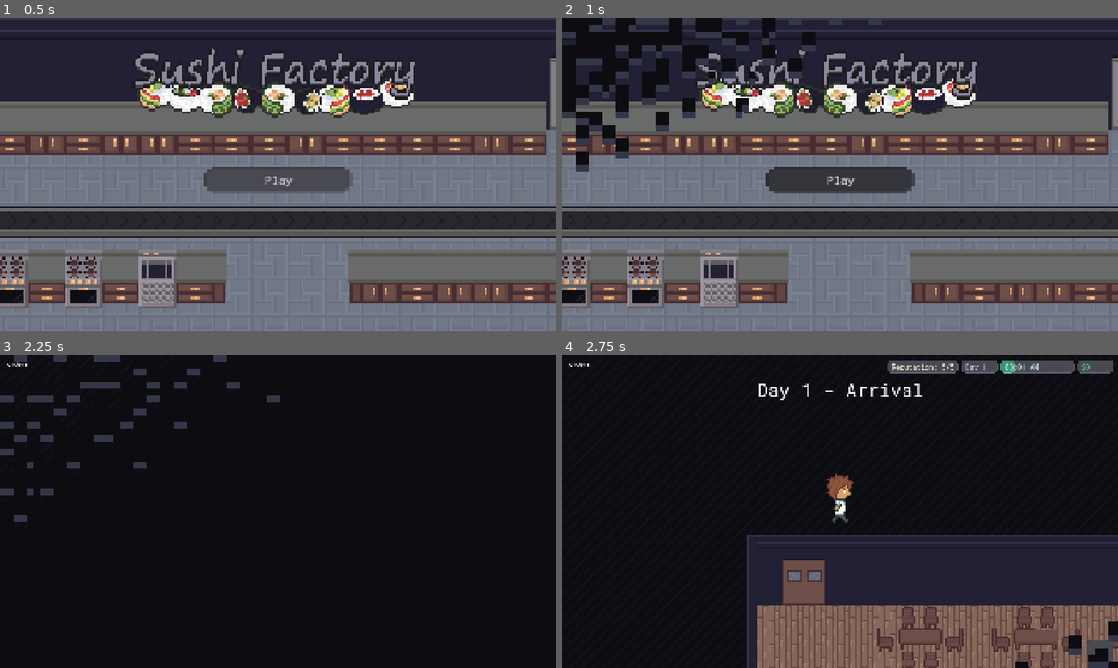
Above: before the commit, frames 1-4 (two rows, left to right).
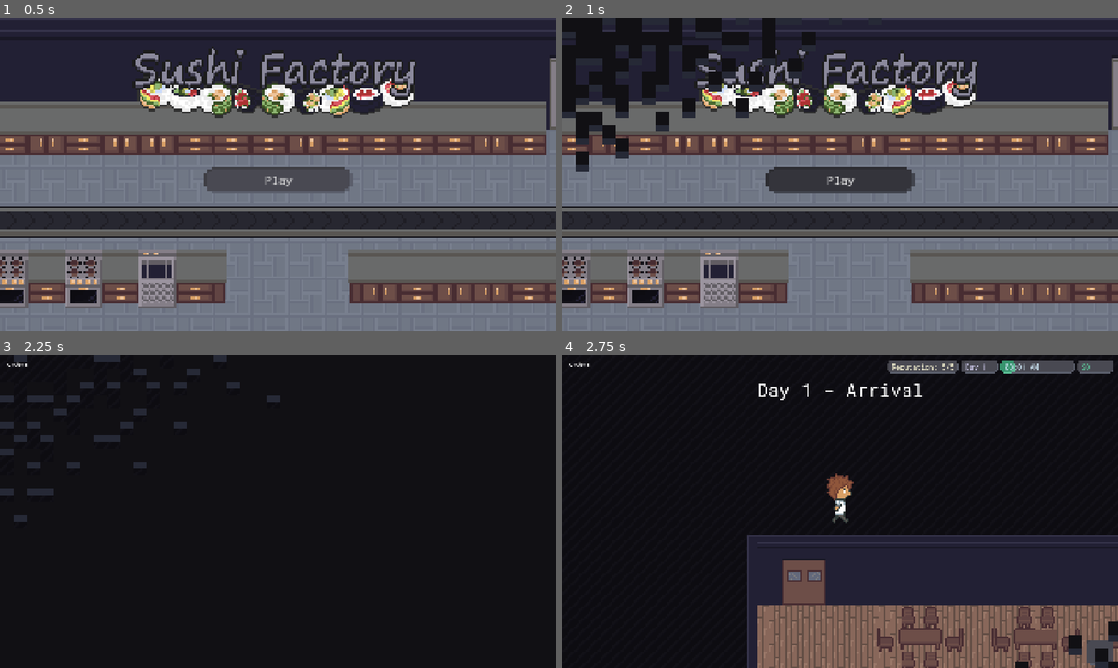
Above: after the commit, the same moments.

Repository: Glitch752/SushiFactory
Game: Godot game, scene res://Menu.tscn
Same seed, same stepped clock (60 frames per second), same inputs: the game is played once before the commit and once after it.
Inputs (mouse positions are in pixels of both pictures, inside the frame that each line leads up to):
- Up to frame 1 (0.5 s): no input
- Up to frame 2 (1 s): click "Play" at 0.5 s
- Up to frame 3 (2.25 s): click "Play" at 1.25 s; tap Enter at 2 s; move the mouse to (400, 495) at 2.02 s; hold D (move_right) from 2.03 s (still down); hold E (interact) from 2.03 s (still down); click (400, 495) at 2.17 s
- Up to frame 4 (2.75 s): keep holding D (move_right); keep holding E (interact)

Frame 1 is identical in both runs. In frame 2, 0.7% of the frame differs, in the area x 2-39%, y 0-35%; in frame 3, 0.2%; in frame 4, less than 0.1%.

Commit message:
Implement a simple pause menu

Diff:
--- a/Level.tscn
+++ b/Level.tscn
@@ -29,6 +29,7 @@
 [ext_resource type="Script" uid="uid://dovedfyi0x4ah" path="res://scripts/automation/automation_zones_tile_map.gd" id="25_q2vmi"]
 [ext_resource type="PackedScene" uid="uid://bmpaies3w0yfg" path="res://world/interactable/Fryer.tscn" id="27_4vjci"]
 [ext_resource type="Script" uid="uid://bsgbtpeim8hc7" path="res://scripts/automation/automation_manager.gd" id="28_b4adj"]
+[ext_resource type="PackedScene" uid="uid://gmrv4ovv1fq0" path="res://ui/PauseMenu.tscn" id="28_q2vmi"]
 
 [sub_resource type="Curve2D" id="Curve2D_4vjci"]
 _data = {
@@ -95,6 +96,7 @@
 
 [sub_resource type="LabelSettings" id="LabelSettings_q2vmi"]
 font_size = 50
+font_color = Color(0.311736, 0.345998, 0.372787, 1)
 
 [node name="Level" type="Node2D"]
 script = ExtResource("1_dcckh")
@@ -336,6 +338,8 @@
 
 [node name="LevelInterface" parent="CanvasLayer" instance=ExtResource("4_wkftn")]
 scale = Vector2(1.00079, 1.00526)
+
+[node name="PauseMenu" parent="CanvasLayer" instance=ExtResource("28_q2vmi")]
 
 [node name="Label" type="Label" parent="."]
 offset_left = -105.0
--- /dev/null
+++ b/ui/PauseMenu.tscn
@@ -0,0 +1,80 @@
+[gd_scene load_steps=10 format=3 uid="uid://gmrv4ovv1fq0"]
+
+[ext_resource type="Theme" uid="uid://ymm1n4k8ahab" path="res://ui/ui_theme.tres" id="1_4dg4t"]
+[ext_resource type="Script" uid="uid://dancm2u6bhbq4" path="res://ui/pause_menu.gd" id="1_c7v6e"]
+[ext_resource type="Shader" uid="uid://bhd3gvbbuqjif" path="res://ui/ShaderSceneTransition.gdshader" id="2_1q10k"]
+[ext_resource type="Texture2D" uid="uid://blriyr5uejhx4" path="res://ui/blueNoise.png" id="3_4dg4t"]
+[ext_resource type="StyleBox" uid="uid://c758r4iugw48b" path="res://ui/stylebox/9_patch_stylebox_hover.tres" id="6_afaem"]
+[ext_resource type="StyleBox" uid="uid://mn6godbulh05" path="res://ui/stylebox/9_patch_stylebox.tres" id="7_bsjxr"]
+
+[sub_resource type="ShaderMaterial" id="ShaderMaterial_ptdjk"]
+shader = ExtResource("2_1q10k")
+shader_parameter/progress = 0.603
+shader_parameter/pixel_size = 8.0
+shader_parameter/dither_tex = ExtResource("3_4dg4t")
+shader_parameter/dither_tex_size = 32.0
+shader_parameter/edge_multiplier = 5.0
+shader_parameter/color_from = Color(0.05376, 0.0497, 0.07, 0.623529)
+shader_parameter/shadow_color = Color(0.1782, 0.185167, 0.22, 0.470588)
+shader_parameter/shadow_offset = Vector2(0, 0.5)
+shader_parameter/direction = Vector2(5, 1)
+
+[sub_resource type="LabelSettings" id="LabelSettings_1q10k"]
+font_size = 48
+
+[sub_resource type="StyleBoxEmpty" id="StyleBoxEmpty_fdrbn"]
+
+[node name="PauseMenu" type="Control"]
+process_mode = 3
+layout_mode = 3
+anchors_preset = 15
+anchor_right = 1.0
+anchor_bottom = 1.0
+grow_horizontal = 2
+grow_vertical = 2
+theme = ExtResource("1_4dg4t")
+script = ExtResource("1_c7v6e")
+
+[node name="ColorRect" type="ColorRect" parent="."]
+texture_filter = 1
+material = SubResource("ShaderMaterial_ptdjk")
+layout_mode = 1
+anchors_preset = 15
+anchor_right = 1.0
+anchor_bottom = 1.0
+grow_horizontal = 2
+grow_vertical = 2
+
+[node name="MarginContainer" type="MarginContainer" parent="."]
+layout_mode = 1
+anchors_preset = 15
+anchor_right = 1.0
+anchor_bottom = 1.0
+grow_horizontal = 2
+grow_vertical = 2
+theme_override_constants/margin_left = 64
+theme_override_constants/margin_top = 64
+theme_override_constants/margin_right = 64
+theme_override_constants/margin_bottom = 64
+
+[node name="VBoxContainer" type="VBoxContainer" parent="MarginContainer"]
+layout_mode = 2
+theme_override_constants/separation = 16
+
+[node name="Label" type="Label" parent="MarginContainer/VBoxContainer"]
+layout_mode = 2
+text = "Paused"
+label_settings = SubResource("LabelSettings_1q10k")
+
+[node name="ReturnButton" type="Button" parent="MarginContainer/VBoxContainer"]
+unique_name_in_owner = true
+custom_minimum_size = Vector2(512, 48)
+layout_mode = 2
+size_flags_horizontal = 0
+theme_override_font_sizes/font_size = 24
+theme_override_styles/focus = SubResource("StyleBoxEmpty_fdrbn")
+theme_override_styles/hover_pressed = ExtResource("6_afaem")
+theme_override_styles/hover = ExtResource("6_afaem")
+theme_override_styles/pressed = ExtResource("6_afaem")
+theme_override_styles/normal = ExtResource("7_bsjxr")
+text = "Return"
--- a/ui/ShaderSceneTransition.gdshader
+++ b/ui/ShaderSceneTransition.gdshader
@@ -12,9 +12,9 @@
 uniform float edge_multiplier = 5.0;
 
 // Color to wipe from
-uniform vec3 color_from: source_color = vec3(0.0, 0.0, 0.0);
+uniform vec4 color_from: source_color = vec4(0.0, 0.0, 0.0, 1.0);
 // The shadow color
-uniform vec3 shadow_color: source_color = vec3(0.0, 0.0, 0.0);
+uniform vec4 shadow_color: source_color = vec4(0.0, 0.0, 0.0, 1.0);
 // The offset of the shadow in logical pixels
 uniform vec2 shadow_offset = vec2(1.0, 1.0);
 
@@ -23,7 +23,7 @@
 
 float sample_dither(vec2 pixel_pos) {
     // Use texture with nearest filtering to preserve pixel look
-    return texture(dither_tex, (floor(pixel_pos / 2.0) + 0.5) / dither_tex_size).r;
+    return texture(dither_tex, (pixel_pos + 0.5) / dither_tex_size).r;
 }
 
 float ease(float t) {
@@ -55,16 +55,16 @@
     float dither = sample_dither(pixel_pos) * (254. / 255.);
 
     // Shadow
-    vec2 shadow_pixel_pos = pixel_pos - shadow_offset;
+    vec2 shadow_pixel_pos =  floor(uv / SCREEN_PIXEL_SIZE / pixel_size - shadow_offset);
     vec2 shadow_uv = shadow_pixel_pos * pixel_size * SCREEN_PIXEL_SIZE + SCREEN_PIXEL_SIZE * 0.5;
     float shadow_pos = (dot(shadow_uv, dir) - min_proj) / (max_proj - min_proj);
     float shadow_edge = clamp((adjusted_progress - shadow_pos) * edge_multiplier, 0.0, 1.0);
     float shadow_dither = sample_dither(shadow_pixel_pos) * (254. / 255.);
 
     if(dither < ease(edge)) {
-        COLOR = vec4(color_from, 1.0);
+        COLOR = color_from;
     } else if(shadow_dither < ease(shadow_edge)) {
-        COLOR = vec4(shadow_color, 1.0);
+        COLOR = shadow_color;
     } else {
         COLOR = vec4(0.0, 0.0, 0.0, 0.0);
     }
--- a/ui/ShaderSceneTransition.tscn
+++ b/ui/ShaderSceneTransition.tscn
@@ -6,14 +6,14 @@
 
 [sub_resource type="ShaderMaterial" id="ShaderMaterial_o5kpw"]
 shader = ExtResource("1_hcgrb")
-shader_parameter/progress = 0.618
-shader_parameter/pixel_size = 4.0
+shader_parameter/progress = 0.576
+shader_parameter/pixel_size = 8.0
 shader_parameter/dither_tex = ExtResource("2_o5kpw")
 shader_parameter/dither_tex_size = 32.0
 shader_parameter/edge_multiplier = 2.5
-shader_parameter/color_from = Color(0.0509804, 0.0470588, 0.0666667, 1)
-shader_parameter/shadow_color = Color(0.20288, 0.21537, 0.281355, 1)
-shader_parameter/shadow_offset = Vector2(0, 1)
+shader_parameter/color_from = Color(0.06656, 0.0632, 0.08, 1)
+shader_parameter/shadow_color = Color(0.1512, 0.161, 0.21, 1)
+shader_parameter/shadow_offset = Vector2(0, 0.5)
 shader_parameter/direction = Vector2(1, 1)
 
 [node name="ShaderSceneTransition" type="CanvasLayer"]
--- a/ui/interact_keybind_hint.gd
+++ b/ui/interact_keybind_hint.gd
@@ -36,7 +36,10 @@
 
     visible = true
 
-    infoText.text = action.name
+    var nameText = action.name
+    if action.time_required > 0.0:
+        nameText += " (%.1fs)" % (action.time_required - action.current_time)
+    infoText.text = nameText
 
     if action.time_required > 0.0:
         progress.visible = true
--- /dev/null
+++ b/ui/pause_menu.gd
@@ -0,0 +1,67 @@
+extends Control
+
+@onready var mat: ShaderMaterial = $ColorRect.material
+
+var paused = false
+var animating = false
+var timeScaleTween: Tween = null
+
+func _ready():
+    visible = false
+    modulate.a = 0.0
+
+    $%ReturnButton.pressed.connect(unpause)
+
+func pause(duration = 0.75):
+    if animating:
+        return
+
+    paused = true
+    animating = true
+
+    if timeScaleTween:
+        timeScaleTween.kill()
+    timeScaleTween = create_tween()
+    timeScaleTween.set_ignore_time_scale(true)
+    timeScaleTween.tween_property(Engine, "time_scale", 0.0, duration)
+
+    mat.set_shader_parameter("direction", Vector2(6, 1))
+    mat.set_shader_parameter("progress", 0.0)
+
+    visible = true
+
+    var t = create_tween()
+    t.set_ignore_time_scale(true)
+    t.tween_property(mat, "shader_parameter/progress", 0.7, duration).set_trans(Tween.TRANS_QUAD).set_ease(Tween.EASE_IN_OUT)
+    t.parallel().tween_property(self, "modulate:a", 1.0, duration * 0.25).set_delay(duration * 0.2)
+
+    await t.finished
+    animating = false
+
+func unpause(duration = 0.75):
+    if animating:
+        return
+
+    paused = false
+    animating = true
+
+    if timeScaleTween:
+        timeScaleTween.kill()
+    timeScaleTween = create_tween()
+    timeScaleTween.set_ignore_time_scale(true)
+    timeScaleTween.tween_property(Engine, "time_scale", 1.0, 0.1)
+
+    var t = create_tween()
+    t.set_ignore_time_scale(true)
+    t.tween_property(mat, "shader_parameter/progress", 0.0, duration).set_trans(Tween.TRANS_QUAD).set_ease(Tween.EASE_IN_OUT)
+    t.parallel().tween_property(self, "modulate:a", 0.0, duration * 0.25).set_delay(duration * 0.5)
+
+    await t.finished
+    animating = false
+
+func _shortcut_input(event):
+    if event.is_action_pressed("ui_cancel") and not event.is_echo():
+        if not paused:
+            pause()
+        else:
+            unpause()
--- a/world/interactable/computer.gd
+++ b/world/interactable/computer.gd
@@ -16,6 +16,7 @@
         if timeScaleTween:
             timeScaleTween.kill()
         timeScaleTween = create_tween()
+        timeScaleTween.set_ignore_time_scale(true)
         timeScaleTween.tween_property(Engine, "time_scale", 0.05 if value else 1.0, 0.5 if value else 0.05)
 
 func _ready():
--- a/world/interactable/plate_stack.gd
+++ b/world/interactable/plate_stack.gd
@@ -2,14 +2,30 @@
 
 var PlateScene = preload("res://world/items/Plate.tscn");
 
-func interact():
+func can_add_to_plate(item: ItemData) -> bool:
+    return item.id != "plate"
+
+func take_plate():
     # Create a new plate scene
     var plate = PlayerInventorySingleton.create_item_from_scene(PlateScene)
     PlayerInventorySingleton.try_grab_item(plate)
 
+func take_plate_add():
+    var plate = PlayerInventorySingleton.create_item_from_scene(PlateScene)
+    var item = PlayerInventorySingleton.remove_item()
+    plate.add_to_plate(item.data)
+    item.queue_free()
+    PlayerInventorySingleton.try_grab_item(plate)
+
 func get_interaction_data() -> InteractionData:
+    var action = null
+    if not PlayerInventorySingleton.has_item():
+        action = InteractionAction.new("Take plate", take_plate)
+    elif can_add_to_plate(PlayerInventorySingleton.held_item_data()):
+        action = InteractionAction.new("Take plate and add %s" % PlayerInventorySingleton.held_item_data().item_name.to_lower(), take_plate_add, 0.25)
+
     return InteractionData.new(
         "Plate Stack",
         "A stack of clean plates. You can take one.",
-        InteractionAction.new("Take Plate", interact) if not PlayerInventorySingleton.has_item() else null
+        action
     )
--- a/world/interactable/table_surface_interactable.gd
+++ b/world/interactable/table_surface_interactable.gd
@@ -40,7 +40,7 @@
         action = InteractionAction.new("Place %s" % held_item.item_name, interact)
     elif has_plate() and PlayerInventorySingleton.held_item and current_object.can_add(PlayerInventorySingleton.held_item_data()):
         var held_item = PlayerInventorySingleton.held_item_data()
-        action = InteractionAction.new("Put %s on the plate" % held_item.item_name, interact)
+        action = InteractionAction.new("Put %s on the plate" % held_item.item_name, interact, 0.25)
 
     var secondary_action: InteractionAction = null
     if has_plate():
Not shown: 1 places in Level.tscn that only renumber resources
Not shown, added: ui/pause_menu.gd.uid
